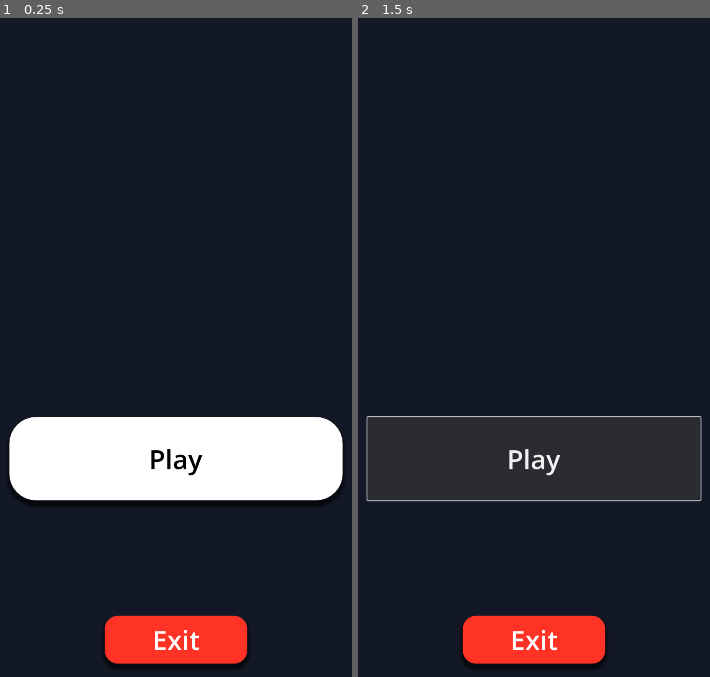
Above: before the commit, frames 1-2 (left to right).
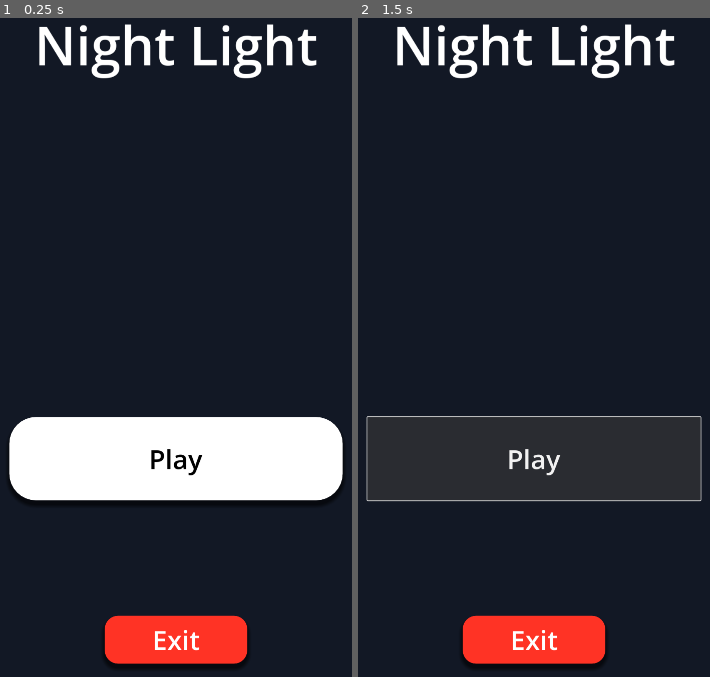
Above: after the commit, the same moments.

Repository: AJ2126/NightLight
Game: Godot game, scene res://Scenes/MainScene/main.tscn
Same seed, same stepped clock (60 frames per second), same inputs: the game is played once before the commit and once after it.
Inputs:
- Up to frame 1 (0.25 s): no input
- Up to frame 2 (1.5 s): click "Play" at 0.5 s; click "Play" at 1.25 s

The runs differ from the first frame. In frame 1, 2.0% of the frame differs, in the area x 11-91%, y 0-10%; in frame 2, 2.0%.

Commit message:
Updated the main menu
Added the title

Diff:
--- a/Scenes/MainMenu/main_menu.tscn
+++ b/Scenes/MainMenu/main_menu.tscn
@@ -51,3 +51,15 @@
 theme_override_styles/normal = SubResource("StyleBoxFlat_uqdog")
 text = "Exit
 "
+
+[node name="Label" type="Label" parent="."]
+anchors_preset = 5
+anchor_left = 0.5
+anchor_right = 0.5
+offset_left = -340.0
+offset_top = 219.0
+offset_right = 340.0
+offset_bottom = 394.0
+grow_horizontal = 2
+theme_override_font_sizes/font_size = 128
+text = "Night Light"
